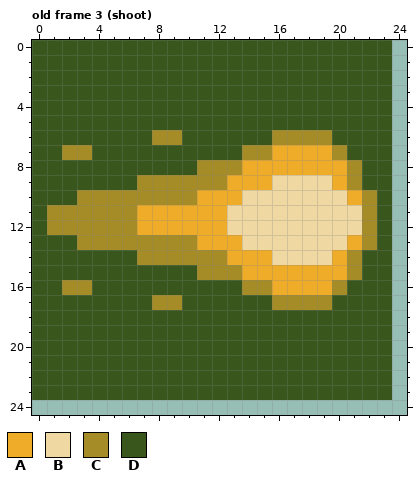
Pixel-art file -- gfx/dice-faces.aseprite. The picture above is the old version.
32x32 pixels, 5 frames. Shown: old frame 3 (shoot): x 0..24, y 0..24. The commit also changed other frames, which this record leaves out.
Palette (. is transparent): A #efac28  B #efd8a1  C #a58c27  D #39571c
After the commit:
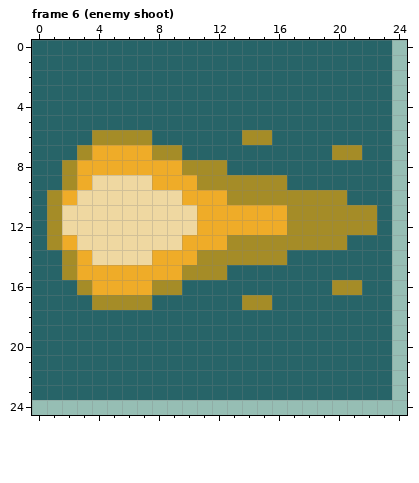
A new or re-ordered frame is compared with the old frame closest to it.
Change:
frames 5 -> 7
colour D: #39571c -> #276468
Changed rows in their new state; - is a pixel that keeps its letter.
Frame 6 (enemy shoot) is new; against old frame 3 (shoot), layer "Layer 1":
first column x 1:
 6 ---CCCCDD----CCDDDD---
 7 -D-AAAACC----DDDDDD-C-
 8 -CAAAAAAAC--DDDDDDDDD-
 9 -CABBBBAAA--CCCCDDDDD-
10 CABBBBBBBA--CCCCCCCCDD
11 -BBBBBBBBB--AAAACCCCC-
12 -BBBBBBBBB--AAAACCCCC-
13 CABBBBBBBA--CCCCCCCCDD
14 -CABBBBAAA--CCCCDDDDD-
15 -CAAAAAAAC--DDDDDDDDD-
16 -D-AAAACC----DDDDDD-C-
17 ---CCCCDD----CCDDDD---
Pixel boxes of the changes (left, top, right, bottom) in both pictures:
changed: (32, 40, 392, 400)
